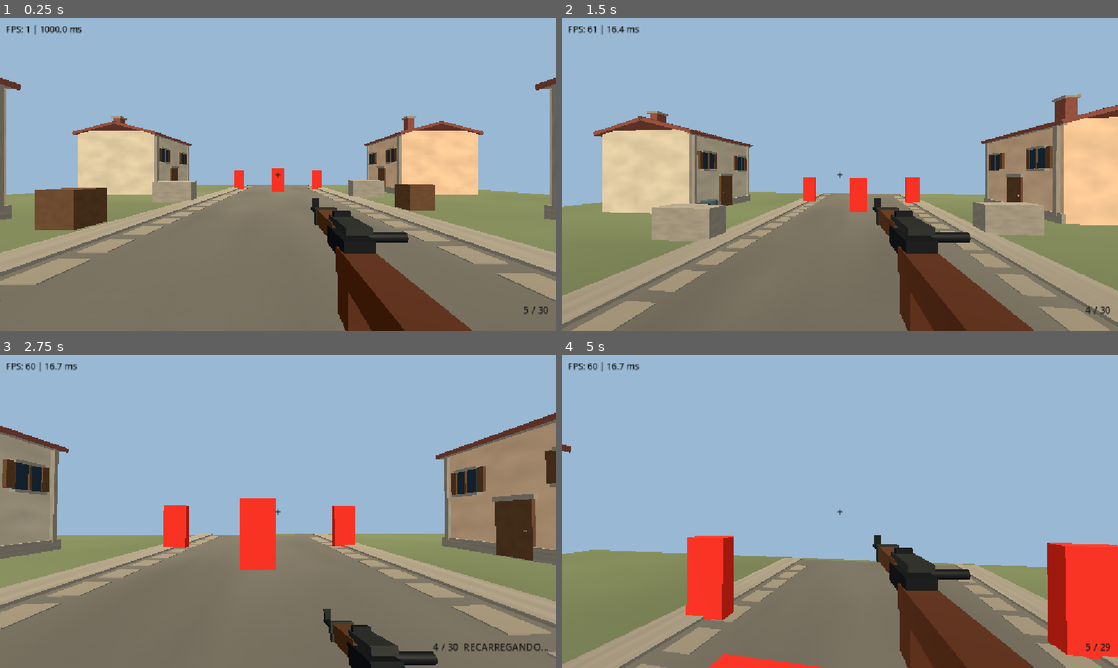
Above: before the commit, frames 1-4 (two rows, left to right).
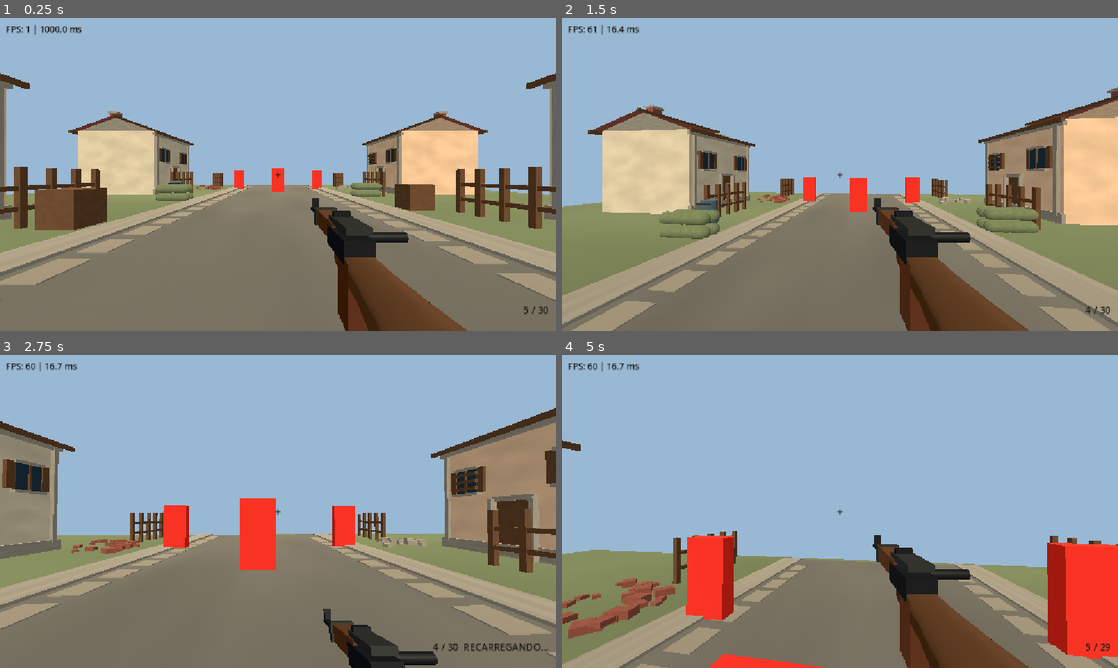
Above: after the commit, the same moments.

Repository: Evertonzinn/ww2-fps
Game: Godot game, scene res://main.tscn
Two runs of this game, one before a commit and one after it. Both use one fixed random seed, a clock stepped at 60 frames per second and the inputs below.
Inputs (mouse positions are in pixels of both pictures, inside the frame that each line leads up to):
- Up to frame 1 (0.25 s): no input
- Up to frame 2 (1.5 s): tap Enter at 0.5 s; move the mouse to (867, 174) at 0.52 s; hold W from 0.53 s (still down); tap R at 0.6 s; click (867, 174) at 0.67 s; tap Space at 0.77 s; move the mouse to (812, 174) at 1.27 s; tap Shift at 1.35 s
- Up to frame 3 (2.75 s): keep holding W; tap Space at 1.52 s; move the mouse to (289, 505) at 2.02 s; tap R at 2.1 s
- Up to frame 4 (5 s): keep holding W; move the mouse to (834, 517) at 2.77 s; tap Shift at 2.85, 4.35 s; click (834, 517) at 2.92 s; tap Space at 3.02, 3.77, 4.52 s; move the mouse to (878, 514) at 3.52 s; tap R at 3.6 s; move the mouse to (795, 508) at 4.27 s

The runs differ from the first frame. In frame 1, 6.4% of the frame differs, in the area x 0-100%, y 17-100%; in frame 2, 6.6%, in the area x 4-100%, y 22-100%; in frame 3, 3.3%; in frame 4, 2.4%.

Commit message:
feat: v0.5 anti-square roofs, scenery props and sculpted rifle stock

Diff:
--- /dev/null
+++ b/environment/prop_builder.gd
@@ -0,0 +1,143 @@
+extends RefCounted
+
+# Decoração original de geometria leve: mantém a rota central de tiro desobstruída.
+# Toda cobertura alta tem colisão, pedras pequenas são visuais.
+static func populate(world: Node3D, stone: Material, timber: Material, grass: Material, brick: Material) -> void:
+	# Evita o aspecto de "caixas de areia": bolsas arredondadas em cima da colisão já existente.
+	for side in [-1, 1]:
+		var node: StaticBody3D = world.get_node("SandbagLeft" if side == -1 else "SandbagRight") as StaticBody3D
+		var original_mesh: MeshInstance3D = node.get_node("MeshInstance3D") as MeshInstance3D
+		original_mesh.visible = false
+		_sandbag_stack(node, grass)
+
+	for z in [-16.5, -7.5, 1.5, 10.5]:
+		_fence(world, Vector3(-7.2, 0, z), timber)
+		_fence(world, Vector3(7.2, 0, z), timber)
+
+	_signpost(world, Vector3(-5.9, 0, 11.0), timber, stone)
+	_destroyed_cart(world, Vector3(6.9, 0, 11.5), timber, stone)
+	_small_rubble(world, Vector3(-7.2, 0, -13.0), brick, 144)
+	_small_rubble(world, Vector3(7.1, 0, -13.8), stone, 235)
+	_small_rubble(world, Vector3(-6.9, 0, 5.5), brick, 358)
+
+static func _box(parent: Node3D, node_name: String, position: Vector3, size: Vector3, mat: Material, rotation_y: float = 0.0) -> MeshInstance3D:
+	var node := MeshInstance3D.new()
+	node.name = node_name
+	var mesh := BoxMesh.new()
+	mesh.size = size
+	node.mesh = mesh
+	node.position = position
+	node.rotation.y = rotation_y
+	node.material_override = mat
+	parent.add_child(node)
+	return node
+
+static func _sandbag_stack(parent: StaticBody3D, material: Material) -> void:
+	var bag: CapsuleMesh = CapsuleMesh.new()
+	bag.radius = 0.22
+	bag.height = 1.07
+	bag.radial_segments = 8
+	bag.rings = 3
+	var count: int = 0
+	for layer in range(2):
+		for z_index in range(2):
+			for x_index in range(2):
+				var node := MeshInstance3D.new()
+				node.name = "Sandbag%d" % count
+				count += 1
+				node.mesh = bag
+				node.material_override = material
+				node.rotation.z = PI * 0.5
+				node.position = Vector3(-0.39 + 0.78 * x_index, -0.30 + 0.47 * layer, -0.23 + 0.46 * z_index)
+				parent.add_child(node)
+
+static func _fence(world: Node3D, base: Vector3, wood: Material) -> void:
+	var body := StaticBody3D.new()
+	body.name = "Fence"
+	body.position = base
+	world.add_child(body)
+
+	# Cerca estreita ao lado da calçada, sem ultrapassar a rota central.
+	_box(body, "RailLow", Vector3(0, 0.55, 0), Vector3(0.12, 0.13, 3.3), wood)
+	_box(body, "RailHigh", Vector3(0, 1.12, 0), Vector3(0.12, 0.13, 3.3), wood)
+	for index in range(5):
+		var z: float = -1.55 + index * 0.78
+		_box(body, "Picket%d" % index, Vector3(0, 0.85, z), Vector3(0.18, 1.7, 0.16), wood)
+
+	var collision := CollisionShape3D.new()
+	var shape := BoxShape3D.new()
+	shape.size = Vector3(0.24, 1.74, 3.38)
+	collision.shape = shape
+	collision.position.y = 0.87
+	body.add_child(collision)
+
+static func _signpost(world: Node3D, base: Vector3, wood: Material, stone: Material) -> void:
+	var pole := StaticBody3D.new()
+	pole.name = "Signpost"
+	pole.position = base
+	world.add_child(pole)
+	_box(pole, "Post", Vector3(0, 1.05, 0), Vector3(0.16, 2.1, 0.16), wood)
+	_box(pole, "Arrow", Vector3(0, 1.78, 0.45), Vector3(0.14, 0.34, 1.15), stone)
+	var collision := CollisionShape3D.new()
+	var shape := BoxShape3D.new()
+	shape.size = Vector3(0.20, 2.1, 0.20)
+	collision.shape = shape
+	collision.position.y = 1.05
+	pole.add_child(collision)
+
+static func _destroyed_cart(world: Node3D, base: Vector3, wood: Material, metal: Material) -> void:
+	var body := StaticBody3D.new()
+	body.name = "BrokenCart"
+	body.position = base
+	world.add_child(body)
+	_box(body, "CartBed", Vector3(0, 0.68, 0), Vector3(1.15, 0.18, 1.75), wood, 0.18)
+	_box(body, "CartBoardLeft", Vector3(-0.55, 0.86, 0), Vector3(0.09, 0.45, 1.6), wood)
+	_box(body, "CartBoardRight", Vector3(0.55, 0.86, 0), Vector3(0.09, 0.45, 1.6), wood)
+	_box(body, "BrokenShaft", Vector3(0, 0.40, -1.40), Vector3(0.11, 0.11, 1.5), wood, -0.3)
+
+	var wheel_mesh := CylinderMesh.new()
+	wheel_mesh.top_radius = 0.50
+	wheel_mesh.bottom_radius = 0.50
+	wheel_mesh.height = 0.12
+	wheel_mesh.radial_segments = 12
+	for side in [-1, 1]:
+		var wheel := MeshInstance3D.new()
+		wheel.name = "Wheel"
+		wheel.mesh = wheel_mesh
+		wheel.material_override = metal
+		wheel.position = Vector3(0.72 * side, 0.53, 0.18)
+		wheel.rotation.z = PI * 0.5
+		body.add_child(wheel)
+
+	var collision := CollisionShape3D.new()
+	var shape := BoxShape3D.new()
+	shape.size = Vector3(1.72, 1.20, 2.1)
+	collision.position.y = 0.60
+	collision.shape = shape
+	body.add_child(collision)
+
+static func _small_rubble(world: Node3D, base: Vector3, mat: Material, deterministic_seed: int) -> void:
+	var rubble := MultiMeshInstance3D.new()
+	rubble.name = "Rubble"
+	var block_mesh := BoxMesh.new()
+	block_mesh.size = Vector3(0.28, 0.16, 0.39)
+	block_mesh.material = mat
+
+	var mesh := MultiMesh.new()
+	mesh.transform_format = MultiMesh.TRANSFORM_3D
+	mesh.mesh = block_mesh
+	mesh.instance_count = 24
+
+	var random := RandomNumberGenerator.new()
+	random.seed = deterministic_seed
+	for i in range(mesh.instance_count):
+		var p := Vector3(
+			random.randf_range(-1.45, 1.45),
+			random.randf_range(0.07, 0.25),
+			random.randf_range(-1.15, 1.15)
+		)
+		var yaw: float = random.randf_range(-PI, PI)
+		var size: float = random.randf_range(0.5, 1.3)
+		mesh.set_instance_transform(i, Transform3D(Basis(Vector3.UP, yaw).scaled(Vector3(size, size, size)), base + p))
+	rubble.multimesh = mesh
+	world.add_child(rubble)
--- a/weapon.gd
+++ b/weapon.gd
@@ -35,6 +35,7 @@
 	position = HIP_POSITION
 	muzzle_flash.visible = false
 	_build_rifle_details()
+	_build_stock_mesh()
 	shot_audio.stream = _create_placeholder_sound(true)
 	reload_audio.stream = _create_placeholder_sound(false)
 	_update_hud()
@@ -178,3 +179,58 @@
 	visual.material_override = surface
 	visual.position = local_position
 	add_child(visual)
+
+
+func _build_stock_mesh() -> void:
+	# Geometria tapered: a coronha deixa de ser um bloco uniforme.
+	# O node Stock original permanece na cena como fallback de editor.
+	$Stock.visible = false
+	var profiles: Array[Vector4] = [
+		Vector4(-0.39, 0.055, -0.060, 0.046),
+		Vector4(-0.23, 0.058, -0.075, 0.052),
+		Vector4(-0.08, 0.061, -0.079, 0.050),
+		Vector4(0.08, 0.073, -0.092, 0.060),
+		Vector4(0.29, 0.098, -0.110, 0.076),
+		Vector4(0.47, 0.104, -0.102, 0.089)
+	]
+	var st := SurfaceTool.new()
+	st.begin(Mesh.PRIMITIVE_TRIANGLES)
+	for profile_index in range(profiles.size() - 1):
+		var first: Vector4 = profiles[profile_index]
+		var second: Vector4 = profiles[profile_index + 1]
+		for face in range(4):
+			var next_corner: int = (face + 1) % 4
+			var a: Vector3 = _stock_corner(first, face)
+			var b: Vector3 = _stock_corner(first, next_corner)
+			var c: Vector3 = _stock_corner(second, next_corner)
+			var d: Vector3 = _stock_corner(second, face)
+			_stock_triangle(st, a, b, c)
+			_stock_triangle(st, a, c, d)
+	_stock_triangle(st, _stock_corner(profiles[0], 0), _stock_corner(profiles[0], 2), _stock_corner(profiles[0], 1))
+	_stock_triangle(st, _stock_corner(profiles[0], 0), _stock_corner(profiles[0], 3), _stock_corner(profiles[0], 2))
+	st.generate_normals()
+	var sculpted_stock := MeshInstance3D.new()
+	sculpted_stock.name = "SculptedStock"
+	sculpted_stock.mesh = st.commit()
+	var wood: StandardMaterial3D = StandardMaterial3D.new()
+	wood.albedo_color = Color(0.30, 0.18, 0.085)
+	wood.roughness = 0.88
+	wood.cull_mode = BaseMaterial3D.CULL_DISABLED
+	sculpted_stock.material_override = wood
+	add_child(sculpted_stock)
+
+func _stock_corner(profile: Vector4, corner: int) -> Vector3:
+	var half_width: float = profile.y
+	var center_y: float = profile.z
+	var half_height: float = profile.w
+	var x: float = -half_width if corner == 0 or corner == 3 else half_width
+	var y: float = center_y - half_height if corner == 0 or corner == 1 else center_y + half_height
+	return Vector3(x, y, profile.x)
+
+func _stock_triangle(surface: SurfaceTool, a: Vector3, b: Vector3, c: Vector3) -> void:
+	surface.set_uv(Vector2(0, 0))
+	surface.add_vertex(a)
+	surface.set_uv(Vector2(1, 0))
+	surface.add_vertex(b)
+	surface.set_uv(Vector2(0.5, 1))
+	surface.add_vertex(c)
--- a/world_props.gd
+++ b/world_props.gd
@@ -1,4 +1,6 @@
 extends Node3D
+
+const VillageProps = preload("res://environment/prop_builder.gd")
 
 # Vila de testes gerada em tempo de execucao: sem downloads, texturas ou assets externos.
 var stone: StandardMaterial3D
@@ -44,6 +46,7 @@
 	_barrel("BarrelRight", Vector3(6.7, 0.52, 4.0))
 	_tree("TreeWest", Vector3(-18.0, 0.0, 12.0))
 	_tree("TreeEast", Vector3(18.0, 0.0, -17.0))
+	VillageProps.populate(self, stone, timber, grass, brick)
 
 func _material(tint: Color) -> StandardMaterial3D:
 	var material: StandardMaterial3D = StandardMaterial3D.new()
@@ -83,18 +86,20 @@
 	var facade_x: float = face * 2.84
 
 	# Telhado em duas aguas: inclinacao corrigida para a cumeeira ficar no topo.
-	var roof_left: MeshInstance3D = _visual_box(house, "RoofLeft", Vector3(-1.47, 2.58, 0), Vector3(3.25, 0.19, 6.20), brick)
-	roof_left.rotation.z = 0.25
-	var roof_right: MeshInstance3D = _visual_box(house, "RoofRight", Vector3(1.47, 2.58, 0), Vector3(3.25, 0.19, 6.20), brick)
-	roof_right.rotation.z = -0.25
-	_visual_box(house, "RoofRidge", Vector3(0, 2.99, 0), Vector3(0.16, 0.17, 6.25), timber)
-	_visual_box(house, "Chimney", Vector3(-1.15, 3.14, 1.10), Vector3(0.55, 1.32, 0.55), brick)
-	_visual_box(house, "ChimneyCap", Vector3(-1.15, 3.83, 1.10), Vector3(0.72, 0.13, 0.72), stone)
+	_create_pitched_roof(house, wall_material)
+	_visual_box(house, "RoofRidge", Vector3(0, 3.45, 0), Vector3(0.12, 0.12, 6.40), timber)
+	_visual_box(house, "FasciaLeft", Vector3(-3.14, 2.27, 0), Vector3(0.15, 0.18, 6.45), timber)
+	_visual_box(house, "FasciaRight", Vector3(3.14, 2.27, 0), Vector3(0.15, 0.18, 6.45), timber)
+	var chimney_x: float = -1.45 if x < 0.0 else 1.45
+	_visual_box(house, "Chimney", Vector3(chimney_x, 3.42, 1.10), Vector3(0.55, 1.50, 0.55), brick)
+	_visual_box(house, "ChimneyCap", Vector3(chimney_x, 4.21, 1.10), Vector3(0.72, 0.13, 0.72), stone)
 
 	# Fachada: embasamento, porta, batente e emolduramento real das duas janelas.
 	_visual_box(house, "Foundation", Vector3(facade_x, -2.13, 0), Vector3(0.16, 0.48, 5.92), stone)
 	_visual_box(house, "Cornice", Vector3(facade_x, 2.17, 0), Vector3(0.18, 0.20, 5.94), stone)
-	_visual_box(house, "Door", Vector3(facade_x + face * 0.02, -1.31, 0), Vector3(0.12, 2.05, 1.10), timber)
+	_visual_box(house, "Door", Vector3(facade_x - face * 0.08, -1.31, 0), Vector3(0.12, 2.05, 1.10), timber)
+	_visual_box(house, "DoorJambLeft", Vector3(facade_x + face * 0.14, -1.30, -0.62), Vector3(0.20, 2.23, 0.13), stone)
+	_visual_box(house, "DoorJambRight", Vector3(facade_x + face * 0.14, -1.30, 0.62), Vector3(0.20, 2.23, 0.13), stone)
 	_visual_box(house, "DoorHeader", Vector3(facade_x + face * 0.04, -0.19, 0), Vector3(0.15, 0.18, 1.27), stone)
 	_visual_box(house, "DoorHandle", Vector3(facade_x + face * 0.10, -1.36, 0.37), Vector3(0.08, 0.08, 0.08), stone)
 
@@ -107,6 +112,10 @@
 		_visual_box(house, "WindowMullion%d" % window_index, Vector3(window_x + face * 0.06, 0.67, window_z), Vector3(0.12, 1.05, 0.06), timber)
 		_visual_box(house, "ShutterLeft%d" % window_index, Vector3(window_x, 0.69, window_z - 0.59), Vector3(0.13, 1.03, 0.25), timber)
 		_visual_box(house, "ShutterRight%d" % window_index, Vector3(window_x, 0.69, window_z + 0.59), Vector3(0.13, 1.03, 0.25), timber)
+		# Uma das casas tem janela improvisadamente fechada com tabuas.
+		if x > 0.0 and z < 0.0 and window_index == 0:
+			for plank in range(3):
+				_visual_box(house, "Board%d" % plank, Vector3(window_x + face * 0.17, 0.34 + float(plank) * 0.31, window_z), Vector3(0.11, 0.12, 1.1), timber)
 
 	# Vigas nas extremidades quebram a aparencia de cubos sem aumentar a colisao.
 	for beam_index in range(2):
@@ -221,3 +230,54 @@
 	crown_visual.material_override = _material(Color(0.27, 0.38, 0.24))
 	crown_visual.position.y = 3.6
 	tree.add_child(crown_visual)
+
+
+func _create_pitched_roof(house: Node3D, wall_material: Material) -> void:
+	# Um telhado com aguas realmente inclinadas em vez de BoxMesh rotacionado.
+	# Mantemos a colisao simplificada do edificio para nao penalizar a GPU/CPU.
+	var roof_surface: SurfaceTool = SurfaceTool.new()
+	roof_surface.begin(Mesh.PRIMITIVE_TRIANGLES)
+	var z_front: float = -3.18
+	var z_back: float = 3.18
+	var west_front := Vector3(-3.22, 2.30, z_front)
+	var west_back := Vector3(-3.22, 2.30, z_back)
+	var ridge_front := Vector3(0, 3.44, z_front)
+	var ridge_back := Vector3(0, 3.44, z_back)
+	var east_front := Vector3(3.22, 2.30, z_front)
+	var east_back := Vector3(3.22, 2.30, z_back)
+	_add_roof_quad(roof_surface, west_front, west_back, ridge_back, ridge_front)
+	_add_roof_quad(roof_surface, ridge_front, ridge_back, east_back, east_front)
+	roof_surface.generate_normals()
+	var roof: MeshInstance3D = MeshInstance3D.new()
+	roof.name = "PitchedRoof"
+	roof.mesh = roof_surface.commit()
+	roof.material_override = brick
+	house.add_child(roof)
+
+	# Fechamento triangular visivel em ambas as extremidades do telhado.
+	var gable_surface: SurfaceTool = SurfaceTool.new()
+	gable_surface.begin(Mesh.PRIMITIVE_TRIANGLES)
+	for end_z in [-2.91, 2.91]:
+		var west := Vector3(-2.80, 2.34, end_z)
+		var east := Vector3(2.80, 2.34, end_z)
+		var peak := Vector3(0, 3.36, end_z)
+		_add_roof_triangle(gable_surface, west, east, peak)
+		_add_roof_triangle(gable_surface, peak, east, west)
+	gable_surface.generate_normals()
+	var gables: MeshInstance3D = MeshInstance3D.new()
+	gables.name = "RoofGables"
+	gables.mesh = gable_surface.commit()
+	gables.material_override = wall_material
+	house.add_child(gables)
+
+func _add_roof_quad(surface: SurfaceTool, a: Vector3, b: Vector3, c: Vector3, d: Vector3) -> void:
+	_add_roof_triangle(surface, a, b, c)
+	_add_roof_triangle(surface, a, c, d)
+
+func _add_roof_triangle(surface: SurfaceTool, a: Vector3, b: Vector3, c: Vector3) -> void:
+	surface.set_uv(Vector2(0.0, 0.0))
+	surface.add_vertex(a)
+	surface.set_uv(Vector2(1.0, 0.0))
+	surface.add_vertex(b)
+	surface.set_uv(Vector2(0.5, 1.0))
+	surface.add_vertex(c)
Not shown, added: docs/v05-art-pass.md
